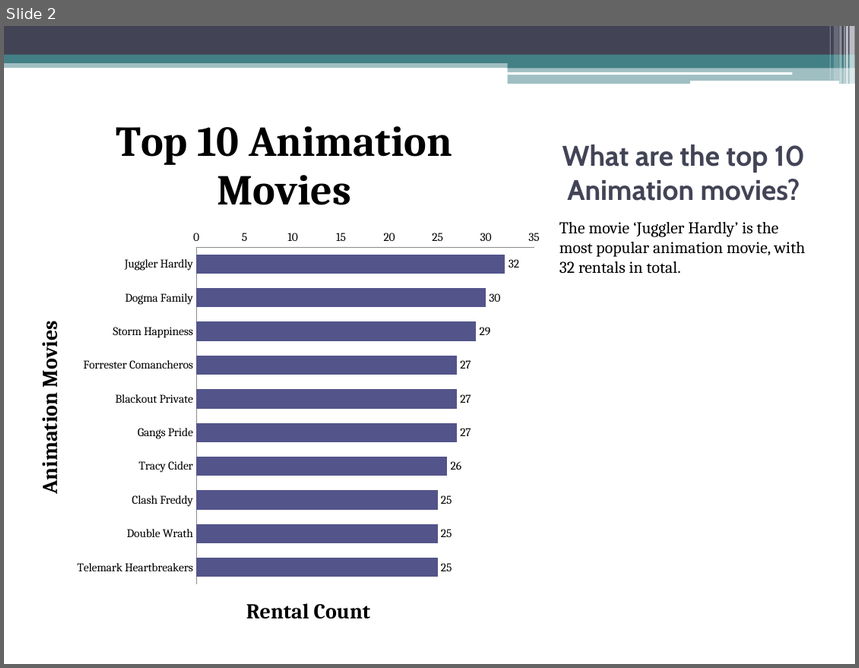
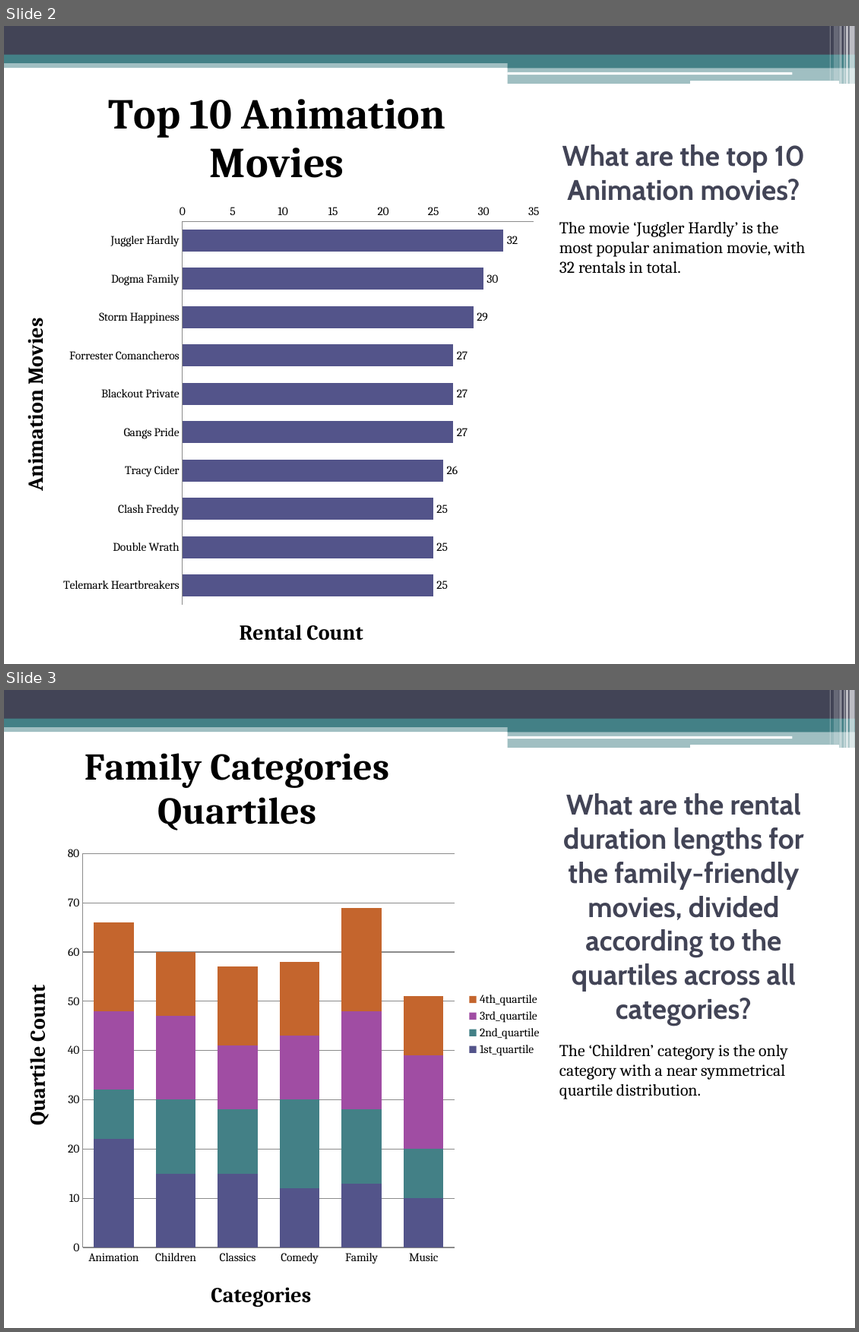
Before and after one commit to RaeezAhmedMoosa/udacity-p4ds-moviesDB, a slide deck: slideshow/movies-db-slideshow.pptx. Shown one above the other, each under a label of ours: slide 2 before the commit, slides 2 and 3 after it. The pictures are 859x668 and 859x1332 pixels, drawn with LibreOffice and Linux fonts; fonts in the diff are those of the drawing. Boxes give left, top, right and bottom in pixels: in the first picture for what was removed or moved away, otherwise in the second. Text is boxed around its words. In the diff, an @@ line names an element or a change of style, - is before the commit and + after.

```diff
--- a/slideshow/movies-db-slideshow.pptx
+++ b/slideshow/movies-db-slideshow.pptx
@@ slide 3 added at (4,690,855,1328), background #FFFFFF; not listed: 13 template elements that a slide beside it also shows @@
@@ column stacked chart added at (4,720,550,1328) @@
+title "Family Categories Quartiles"
+categories: Animation, Children, Classics, Comedy, Family, Music
+1st_quartile: 22, 15, 15, 12, 13, 10
+2nd_quartile: 10, 15, 13, 18, 15, 10
+3rd_quartile: 16, 17, 13, 13, 20, 19
+4th_quartile: 18, 13, 16, 15, 21, 12
@@ title added at (563,793,804,1025), 24 pt, text #424456, bold @@
+What are the rental duration lengths for the family-friendly movies, divided according to the quartiles across all categories?
@@ text added at (560,1045,788,1100), 14 pt, text #000000 @@
+The ‘Children’ category is the only category with a near symmetrical quartile distribution.
@@ slide 2 changed as well @@
@@ bar chart: place and size @@
-bar chart at (18,98,550,643)
+bar chart at (4,70,550,664)
```
Also in this commit, not shown: 1 other slide changed.
